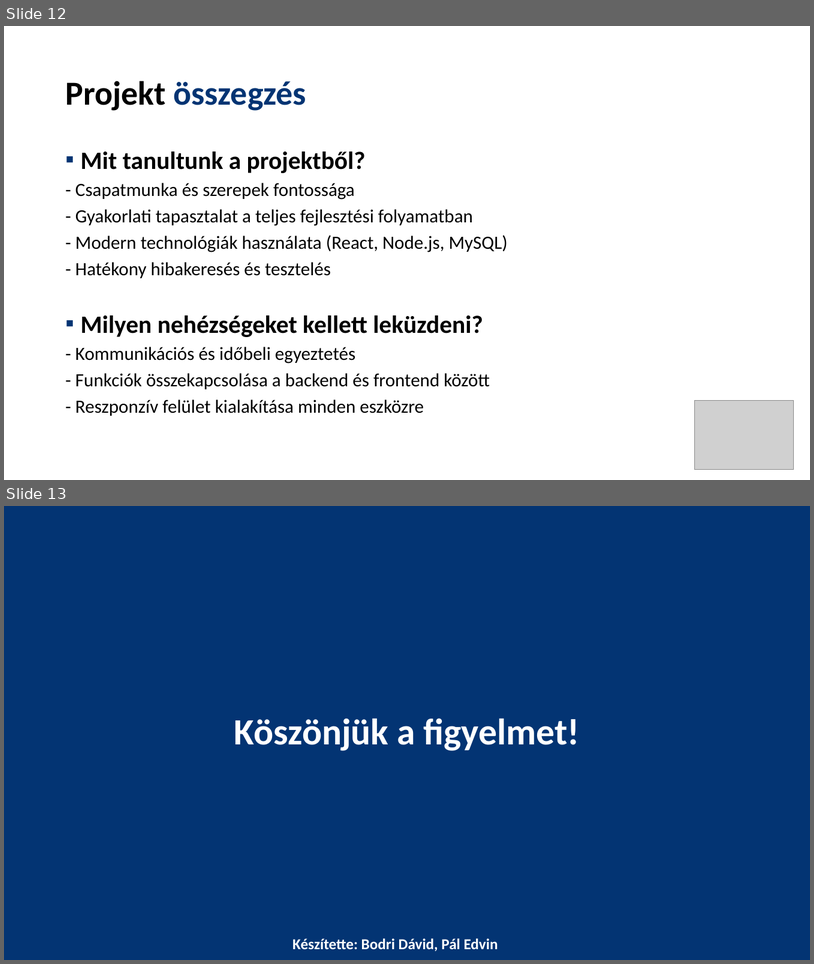
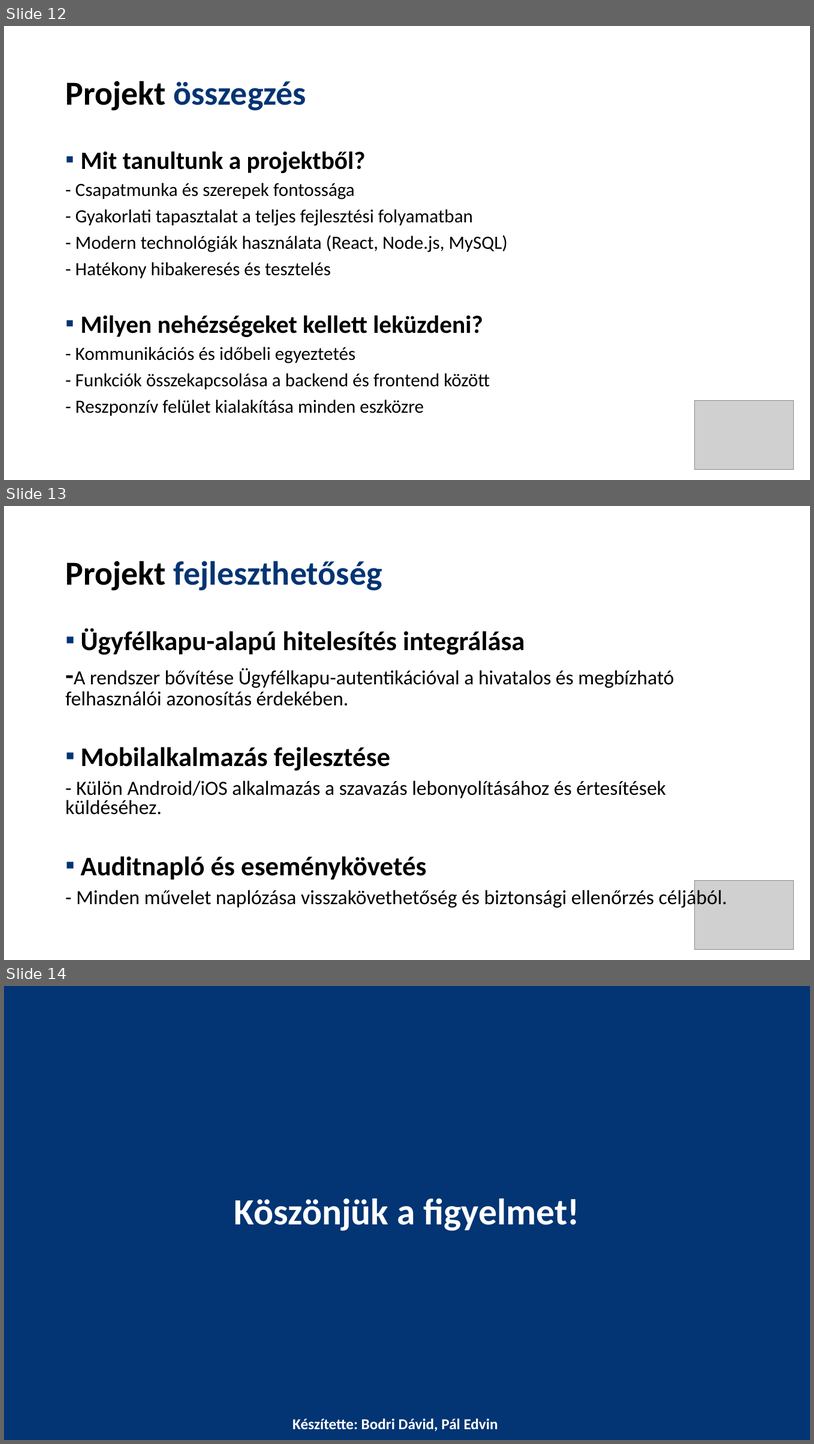
Before and after one commit to Edvin7/V-laszt-s, a slide deck: presentation/Presentation.pptx. Shown one above the other, each under a label of ours: slides 12 and 13 before the commit, slides 12, 13 and 14 after it. The pictures are 814x964 and 814x1444 pixels, drawn with LibreOffice and Linux fonts; fonts in the diff are those of the drawing; grey boxes stand for pictures. Boxes give left, top, right and bottom in pixels: in the first picture for what was removed or moved away, otherwise in the second. Text is boxed around its words. In the diff, an @@ line names an element or a change of style, - is before the commit and + after.

```diff
--- a/presentation/Presentation.pptx
+++ b/presentation/Presentation.pptx
@@ slide 13 added at (4,506,810,960), background #FFFFFF @@
@@ title added at (65,561,383,591), 40 pt, text #033473, bold @@
+Projekt fejleszthetőség
@@ text added at (65,628,728,909), 24 pt, text #000000 @@
+▪ Ügyfélkapu-alapú hitelesítés integrálása
+-A rendszer bővítése Ügyfélkapu-autentikációval a hivatalos és megbízható felhasználói azonosítás érdekében.
+▪ Mobilalkalmazás fejlesztése
+- Külön Android/iOS alkalmazás a szavazás lebonyolításához és értesítések küldéséhez.
+▪ Auditnapló és eseménykövetés
+- Minden művelet naplózása visszakövethetőség és biztonsági ellenőrzés céljából.
@@ picture added at (695,880,794,949) @@
@@ what was slide 13 is now slide 14 @@
```
Also in this commit, not shown: 5 other files.
